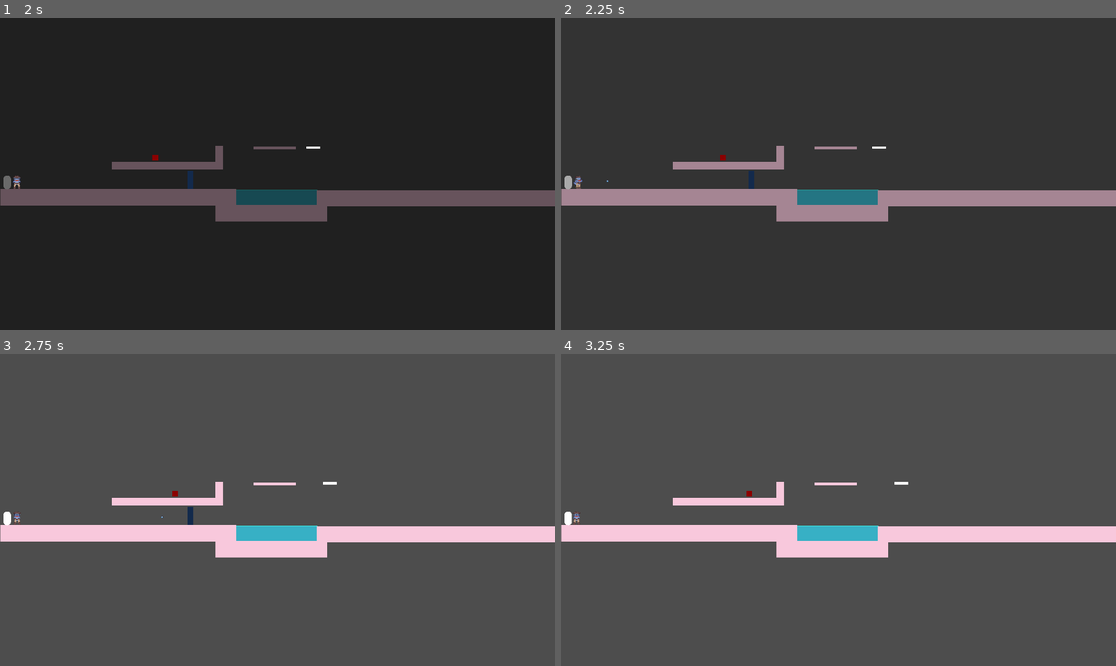
Above: before the commit, frames 1-4 (two rows, left to right).
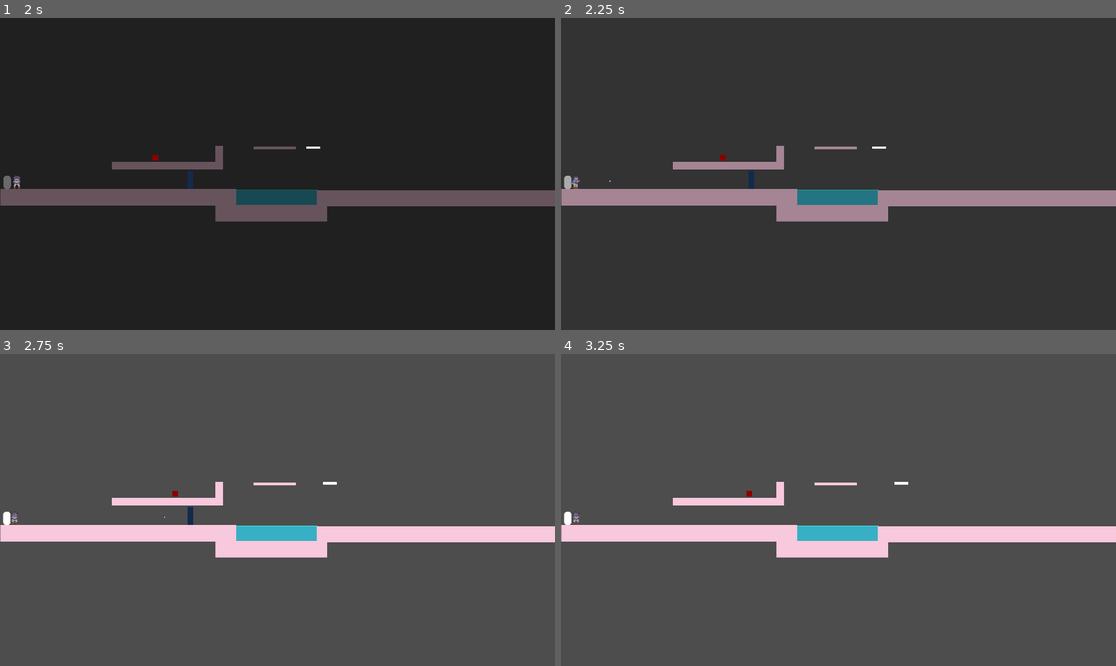
Above: after the commit, the same moments.

Repository: C0SMICSHARK/Pirate-Cats-and-Cowboy-Sharks
Game: Godot game, scene res://Scenes/Levels/main_menu.tscn
Same seed, same stepped clock (60 frames per second), same inputs: the game is played once before the commit and once after it. The engine's default icon, where the game draws it, is replaced by a stand-in: a white triangle on a blue panel in a dark square.
Inputs (mouse positions are in pixels of both pictures, inside the frame that each line leads up to):
- Up to frame 1 (2 s): click "Start Game" at 0.5 s; click "Start Game" at 1.25 s
- Up to frame 2 (2.25 s): move the mouse to (960, 158) at 2.02 s; click (960, 158) at 2.1 s
- Up to frame 3 (2.75 s): no input
- Up to frame 4 (3.25 s): move the mouse to (727, 525) at 2.77 s; tap A (LEFT_P2) at 2.85 s

Frame 1 is identical in both runs. In frame 2, less than 0.1% of the frame differs, in the area x 0-10%, y 50-55%; in frame 3, less than 0.1%; in frame 4, less than 0.1%.

Commit message:
Fixed shark being able to move when shooting

Diff:
--- a/Scenes/Objects/Bullet.tscn
+++ b/Scenes/Objects/Bullet.tscn
@@ -3,8 +3,8 @@
 [ext_resource type="Script" uid="uid://d0gj42c64kbwq" path="res://Scripts/Bullets.gd" id="1_nl5gi"]
 [ext_resource type="Texture2D" uid="uid://ie1d1xwpyv88" path="res://icon.svg" id="2_82osk"]
 
-[sub_resource type="RectangleShape2D" id="RectangleShape2D_nl5gi"]
-size = Vector2(20, 6)
+[sub_resource type="CircleShape2D" id="CircleShape2D_nl5gi"]
+radius = 4.0
 
 [node name="CharacterBody2D" type="CharacterBody2D" groups=["Projectile"]]
 collision_layer = 2
@@ -16,4 +16,4 @@
 texture = ExtResource("2_82osk")
 
 [node name="CollisionShape2D" type="CollisionShape2D" parent="."]
-shape = SubResource("RectangleShape2D_nl5gi")
+shape = SubResource("CircleShape2D_nl5gi")
--- a/Scenes/Objects/breakableWall.tscn
+++ b/Scenes/Objects/breakableWall.tscn
@@ -13,7 +13,7 @@
 script = ExtResource("1_fh4lq")
 
 [node name="StaticBody2D" type="StaticBody2D" parent="."]
-collision_mask = 3
+collision_layer = 16
 
 [node name="Area2D" type="Area2D" parent="StaticBody2D"]
 scale = Vector2(1.0799992, 0.75999993)
@@ -29,7 +29,6 @@
 texture = ExtResource("2_1w5al")
 
 [node name="CollisionShape2D" type="CollisionShape2D" parent="StaticBody2D"]
-position = Vector2(10.5, 0)
 shape = SubResource("RectangleShape2D_i5nch")
 
 [connection signal="body_entered" from="StaticBody2D/Area2D" to="." method="_on_area_2d_body_entered"]
--- a/Scenes/Objects/player_1.tscn
+++ b/Scenes/Objects/player_1.tscn
@@ -12,6 +12,7 @@
 z_index = 1
 
 [node name="CharacterBody2D" type="CharacterBody2D" parent="."]
+collision_mask = 17
 script = ExtResource("1_2mvbs")
 
 [node name="MeshInstance2D" type="MeshInstance2D" parent="CharacterBody2D"]
--- a/Scenes/Objects/player_2.tscn
+++ b/Scenes/Objects/player_2.tscn
@@ -189,6 +189,7 @@
 z_index = 1
 
 [node name="CharacterBody2D" type="CharacterBody2D" parent="."]
+collision_mask = 19
 script = ExtResource("1_mkara")
 
 [node name="AnimatedSprite2D" type="AnimatedSprite2D" parent="CharacterBody2D"]
--- a/Scripts/breakableWall.gd
+++ b/Scripts/breakableWall.gd
@@ -12,4 +12,5 @@
 
 func _on_area_2d_body_entered(body: Node2D) -> void:
 	if body.is_in_group(	"Projectile"):
+		body.queue_free()
 		queue_free()
